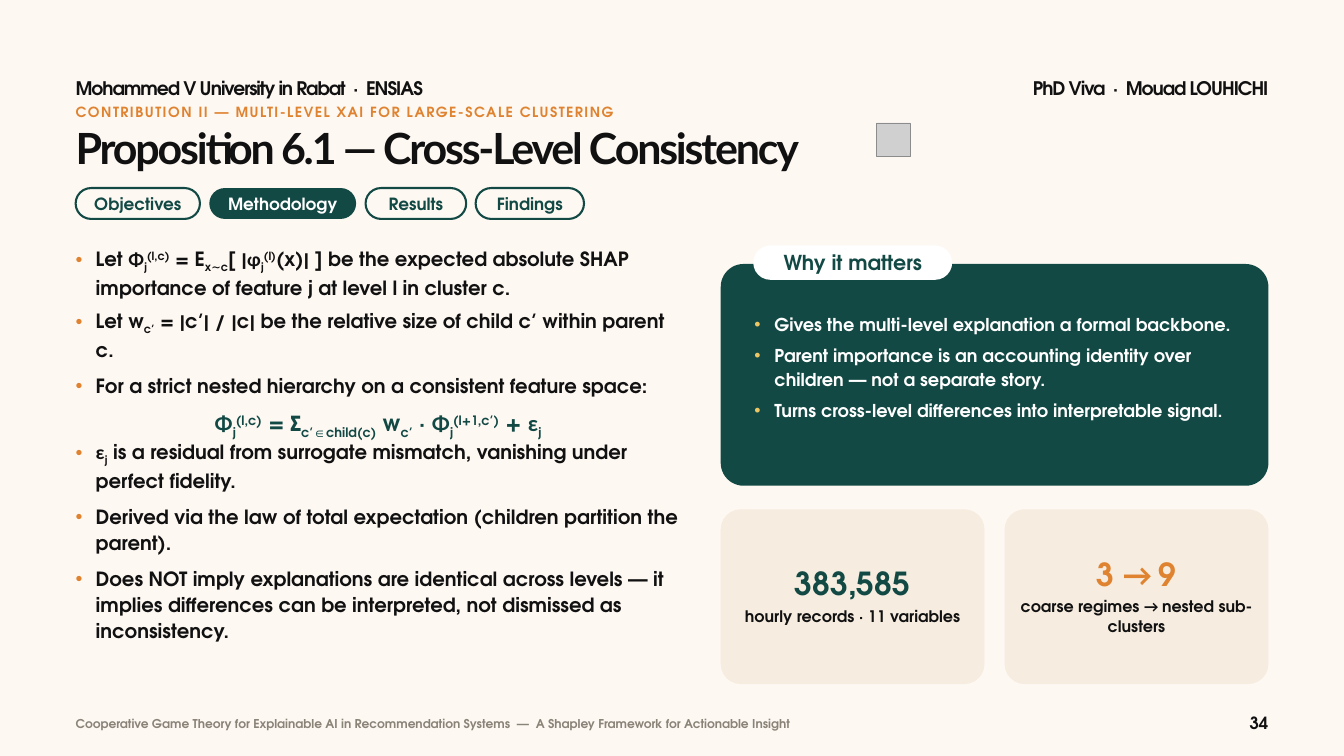
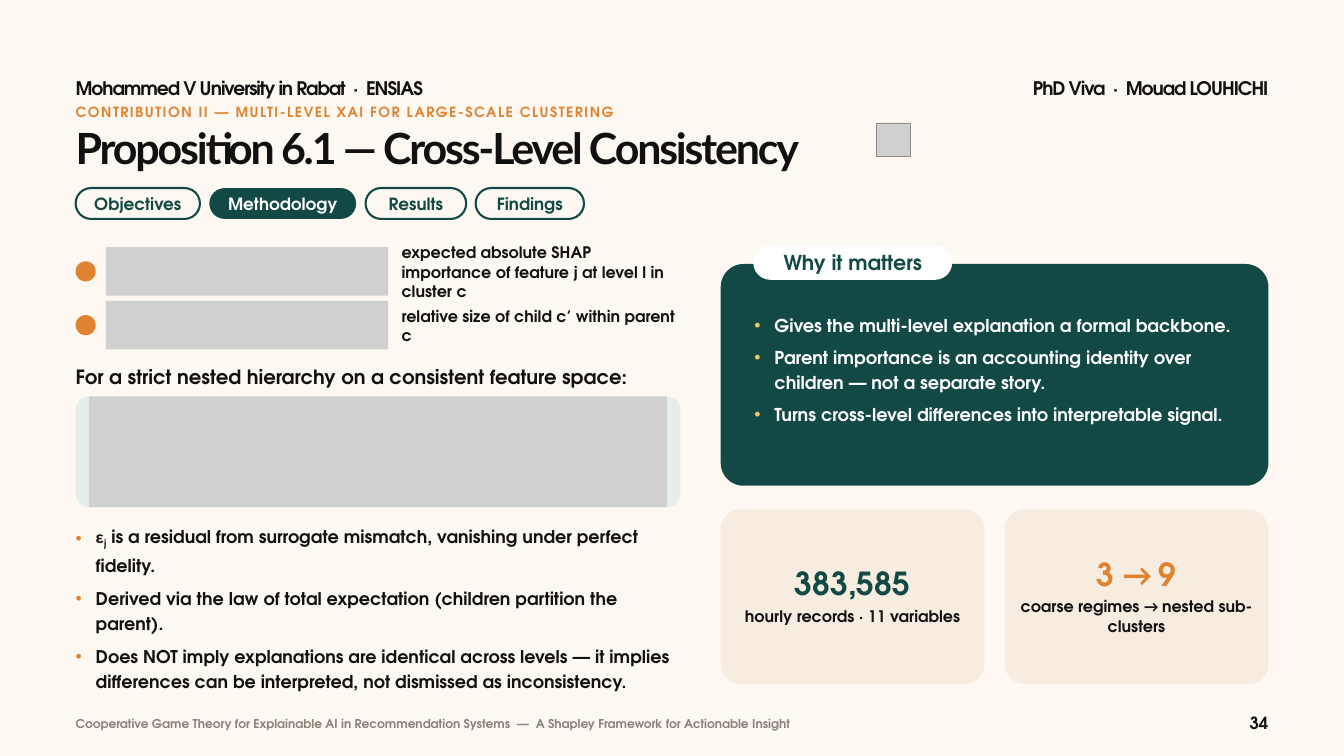
Before and after one commit to mouadlouhichi/phd-prep, a slide deck: slide 34 of try/MOUAD_LOUHICHI_VIVA_40min_BeigeGreen.pptx. Drawn at 1344x756 pixels with LibreOffice and Linux fonts; fonts in the diff are those of the drawing; grey boxes stand for pictures. Boxes give left, top, right and bottom in pixels: in the first picture for what was removed or moved away, otherwise in the second. Text is boxed around its words. In the diff, an @@ line names an element or a change of style, - is before the commit and + after.

Commit message:
VIVA deck: native editable equations (OMML + PNG fallback) and cleaner line spacing
- mathkit.py: LaTeX -> MathML -> OMML writer with mc:AlternateContent PNG fallback
- layouts.equation(): measured, auto-fitted equation boxes; 33 equations on slides 22, 33, 34, 44-48, 52, 53
- body line pitch raised to 1.40x (1.48x with sub/superscripts); real superscripts for k*, X_S, L_u
- rebuilt MOUAD_LOUHICHI_VIVA_40min_BeigeGreen.pptx (64 slides)

```diff
--- a/try/MOUAD_LOUHICHI_VIVA_40min_BeigeGreen.pptx
+++ b/try/MOUAD_LOUHICHI_VIVA_40min_BeigeGreen.pptx
@@ ellipse added at (75, 261, 95, 282), fill #DF8330 @@
@@ text at (96, 251, 664, 440): paragraphs removed @@
-• Let Φj(l,c) = Ex∼c[ |φj(l)(x)| ] be the expected absolute SHAP importance of feature j at level l in cluster c.
-• Let wc′ = |c′| / |c| be the relative size of child c′ within parent c.
-• For a strict nested hierarchy on a consistent feature space:
-Φj(l,c) = Σc′∈child(c) wc′ · Φj(l+1,c′) + εj
@@ picture added at (106, 247, 388, 296) @@
@@ text added at (402, 246, 664, 297), 17 pt, text #111111, bold @@
+expected absolute SHAP importance of feature j at level l in cluster c
@@ ellipse added at (75, 315, 95, 335), fill #DF8330 @@
@@ picture added at (106, 301, 388, 349) @@
@@ text added at (402, 310, 675, 341), 17 pt, text #111111, bold @@
+relative size of child c′ within parent c
@@ text "Gives the multi-level explanation a ..." at (774, 318, 1231, 425): line spacing 25.5pt to 26.6pt @@
@@ text added at (76, 369, 627, 388), 21 pt, text #111111, bold @@
+For a strict nested hierarchy on a consistent feature space:
@@ rounded rectangle added at (75, 396, 680, 507), fill #E6EEEA @@
@@ picture added at (89, 396, 667, 507) @@
@@ text "εj is a residual from ...": place and size @@
-text "εj is a residual from ..." at (96, 251, 678, 642)
+text "εj is a residual from ..." at (96, 529, 669, 692)
@@ text "εj is a residual from ..." at (96, 529, 669, 692): size 21 to 18.8 pt; line spacing 28.1pt to 27.8pt; line spacing 28.1pt to 26.3pt @@
```
Also in this commit, not shown: 48 other slides changed, 5 other files.
